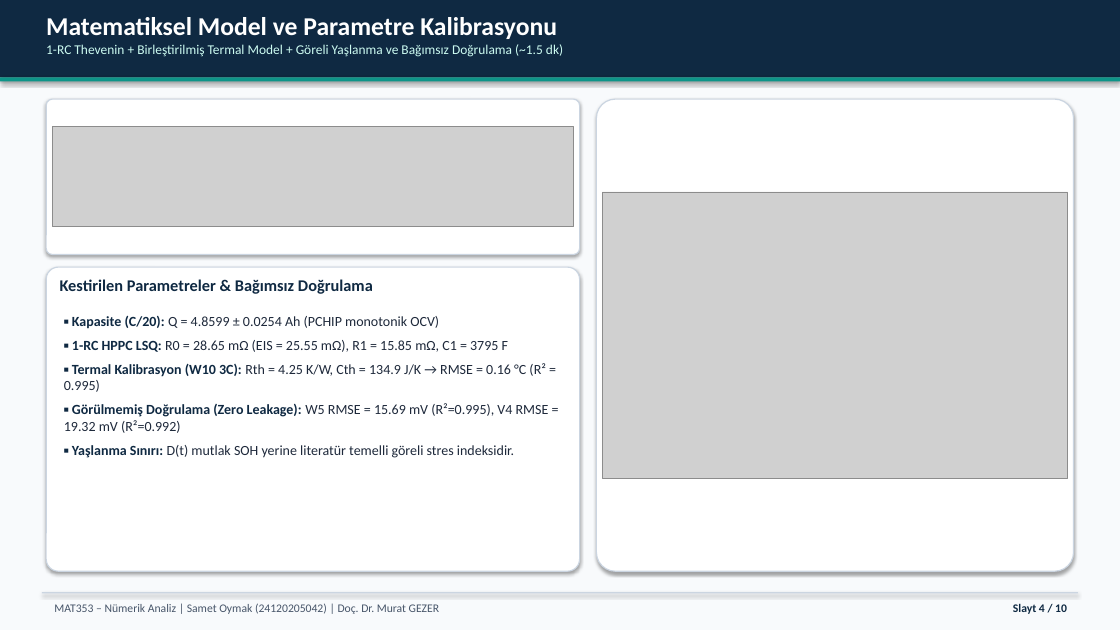
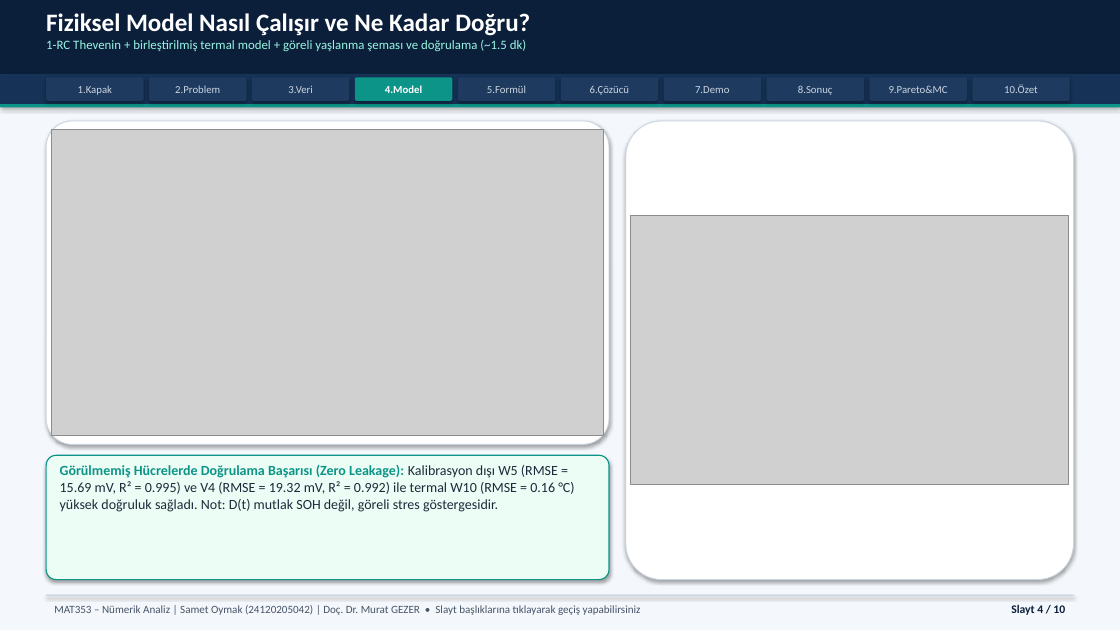
Before and after one commit to Sametoymak99/EV-Battery-Optimization, a slide deck: slide 4 of presentation/slides/MAT353_Sunum_Samet_Oymak.pptx. Drawn at 1120x630 pixels with LibreOffice and Linux fonts; fonts in the diff are those of the drawing; grey boxes stand for pictures. Boxes give left, top, right and bottom in pixels: in the first picture for what was removed or moved away, otherwise in the second. Text is boxed around its words. In the diff, an @@ line names an element or a change of style, - is before the commit and + after.

```diff
--- a/presentation/slides/MAT353_Sunum_Samet_Oymak.pptx
+++ b/presentation/slides/MAT353_Sunum_Samet_Oymak.pptx
@@ background #F8FAFC to #F4F7FB @@
@@ rectangle at (0,0,1120,74): fill #0F2942 to #0B1F3A @@
@@ text at (46,13,530,51): text changed; size 11.5 to 11 pt; text colour #CCFBF1 to #99F6E4 @@
-Matematiksel Model ve Parametre Kalibrasyonu
-1-RC Thevenin + Birleştirilmiş Termal Model + Göreli Yaşlanma ve Bağımsız Doğrulama (~1.5 dk)
+Fiziksel Model Nasıl Çalışır ve Ne Kadar Doğru?
+1-RC Thevenin + birleştirilmiş termal model + göreli yaşlanma şeması ve doğrulama (~1.5 dk)
@@ rectangle: place and size @@
-rectangle at (0,77,1120,82)
+rectangle at (0,74,1120,104)
@@ rectangle at (0,74,1120,104): fill #0D9488 to #163256 @@
@@ rounded rectangle added at (46,77,144,101), fill #1E3A5F, 9.2 pt, text #CBD5E1 @@
+1.Kapak
@@ rounded rectangle added at (149,77,246,101), fill #1E3A5F, 9.2 pt, text #CBD5E1 @@
+2.Problem
@@ rounded rectangle added at (252,77,350,101), fill #1E3A5F, 9.2 pt, text #CBD5E1 @@
+3.Veri
@@ rounded rectangle added at (355,77,452,101), fill #0D9488, 9.2 pt, text #FFFFFF, bold @@
+4.Model
@@ rounded rectangle added at (458,77,555,101), fill #1E3A5F, 9.2 pt, text #CBD5E1 @@
+5.Formül
@@ rounded rectangle added at (560,77,658,101), fill #1E3A5F, 9.2 pt, text #CBD5E1 @@
+6.Çözücü
@@ rounded rectangle added at (664,77,761,101), fill #1E3A5F, 9.2 pt, text #CBD5E1 @@
+7.Demo
@@ rounded rectangle added at (766,77,864,101), fill #1E3A5F, 9.2 pt, text #CBD5E1 @@
+8.Sonuç
@@ rounded rectangle added at (870,77,967,101), fill #1E3A5F, 9.2 pt, text #CBD5E1 @@
+9.Pareto&MC
@@ rounded rectangle added at (972,77,1070,101), fill #1E3A5F, 9.2 pt, text #CBD5E1 @@
+10.Özet
@@ rectangle added at (0,104,1120,108), fill #0D9488 @@
@@ rounded rectangle removed at (46,99,580,255) @@
@@ rounded rectangle added at (46,121,609,444), fill #FFFFFF, outline #CBD5E1 0.75 pt @@
@@ picture added at (51,129,604,436) @@
@@ picture removed at (52,127,574,227) @@
@@ rounded rectangle: place and size @@
-rounded rectangle at (597,99,1074,571)
+rounded rectangle at (626,121,1074,580)
@@ rounded rectangle at (626,121,1074,580): outline #CBD5E1 1 pt to #CBD5E1 0.75 pt; proportions changed @@
@@ picture: place and size @@
-picture at (602,192,1068,479)
+picture at (631,216,1069,486)
@@ rounded rectangle removed at (46,267,580,571) @@
@@ text removed at (60,279,373,294) @@
-Kestirilen Parametreler & Bağımsız Doğrulama
@@ text removed at (64,316,549,458) @@
-▪ Kapasite (C/20): Q = 4.8599 ± 0.0254 Ah (PCHIP monotonik OCV)
-▪ 1-RC HPPC LSQ: R0 = 28.65 mΩ (EIS = 25.55 mΩ), R1 = 15.85 mΩ, C1 = 3795 F
-▪ Termal Kalibrasyon (W10 3C): Rth = 4.25 K/W, Cth = 134.9 J/K → RMSE = 0.16 °C (R² = 0.995)
-▪ Görülmemiş Doğrulama (Zero Leakage): W5 RMSE = 15.69 mV (R²=0.995), V4 RMSE = 19.32 mV (R²=0.992)
-▪ Yaşlanma Sınırı: D(t) mutlak SOH yerine literatür temelli göreli stres indeksidir.
@@ rounded rectangle added at (46,455,609,580), fill #ECFDF5, outline #0D9488 1 pt @@
@@ text added at (60,465,574,512), 12 pt, text #1E293B @@
+Görülmemiş Hücrelerde Doğrulama Başarısı (Zero Leakage): Kalibrasyon dışı W5 (RMSE = 15.69 mV, R² = 0.995) ve V4 (RMSE = 19.32 mV, R² = 0.992) ile termal W10 (RMSE = 0.16 °C) yüksek doğruluk sağladı. Not: D(t) mutlak SOH değil, göreli stres göstergesidir.
@@ rectangle: place and size @@
-rectangle at (42,592,1078,593)
+rectangle at (46,595,1074,596)
@@ text "Slayt 4 / 10" at (1011,605,1065,615): text colour #0F2942 to #0B1F3A @@
@@ text at (54,605,641,615): text changed; size 10 to 9.5 pt @@
-MAT353 – Nümerik Analiz | Samet Oymak (24120205042) | Doç. Dr. Murat GEZER
+MAT353 – Nümerik Analiz | Samet Oymak (24120205042) | Doç. Dr. Murat GEZER • Slayt başlıklarına tıklayarak geçiş yapabilirsiniz
```
Also in this commit, not shown: 7 other slides changed, 2 slides added, 2 slides removed, 1 other file.
